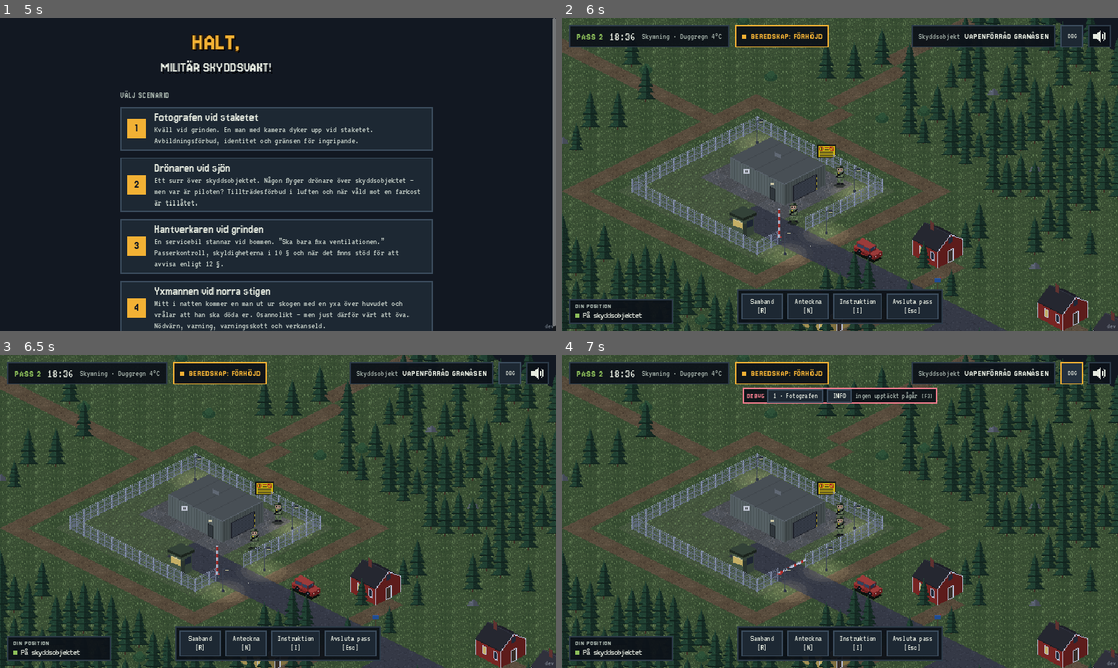
Above: before the commit, frames 1-4 (two rows, left to right).
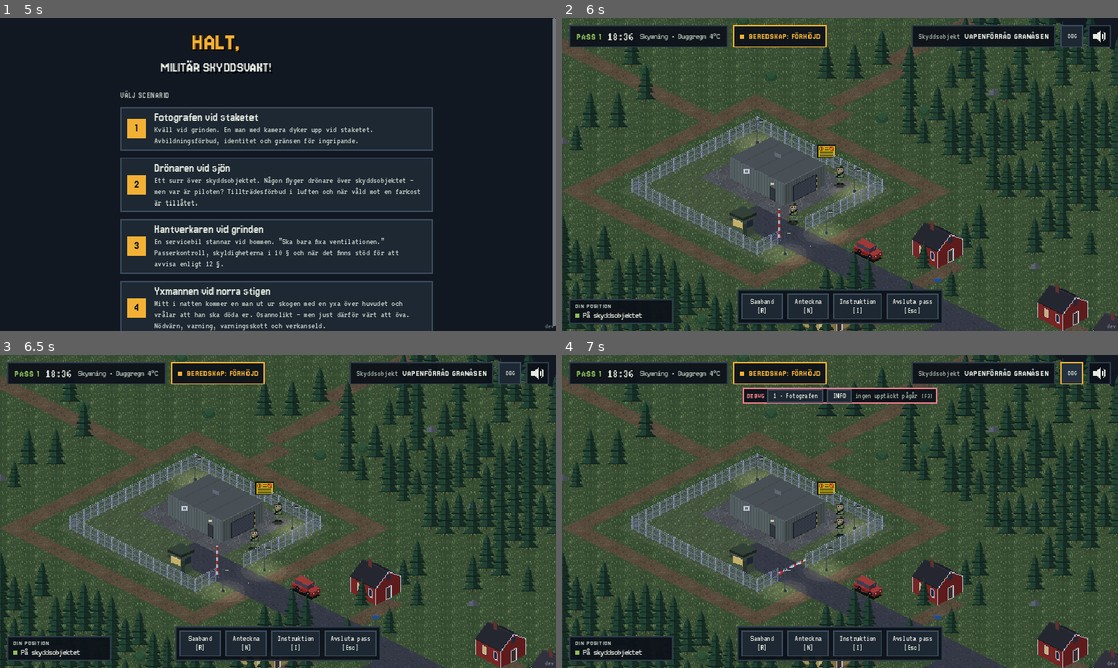
Above: after the commit, the same moments.

Repository: sulaco-hue/skyddsvakt
Game: Godot game, scene res://scenes/main.tscn
The game is run twice, just before and just after one commit, with the same random seed, the same clock (stepped at 60 frames per second) and the same inputs.
Inputs (mouse positions are in pixels of both pictures, inside the frame that each line leads up to):
- Up to frame 1 (5 s): tap Enter at 0.5, 2, 3.5 s; drag from (278, 174) to (333, 105) at 0.52 s; tap Space at 1.25, 2.75, 3.77, 4.25 s; drag from (166, 190) to (250, 237) at 1.27 s; move the mouse to (333, 105) at 2.02 s; tap R at 2.1 s; click (333, 105) at 2.17 s; drag from (250, 237) to (111, 127) at 2.77 s; move the mouse to (444, 221) at 3.52 s; tap I at 3.6 s; click (444, 221) at 3.67 s; drag from (111, 127) to (194, 96) at 4.27 s
- Up to frame 2 (6 s): move the mouse to (867, 174) at 5.02 s; tap 1 at 5.1 s; click (867, 174) at 5.17 s; click "STARTA PASS" at 5.75 s
- Up to frame 3 (6.5 s): no input
- Up to frame 4 (7 s): click "DBG" at 6.5 s

Frame 1 is identical in both runs. In frame 2, 0.5% of the frame differs, in the area x 6-48%, y 2-10%; in frame 3, 0.5%; in frame 4, 0.5%.
Error in both runs: Cannot call method 'set_input_as_handled' on a null value. (res://scripts/ui/scenarioval.gd:77)

Commit message:
Passnumret följer scenariots plats i listan (Pass 1 = första scenariot)
Co-Authored-By: Claude Opus 5.5 <noreply@anthropic.com>
Claude-Session: https://claude.ai/code/session_01PWrrRnAUGCDbWAToA7Kxse

Diff:
--- a/data/scenarier/dronaren.json
+++ b/data/scenarier/dronaren.json
@@ -3,7 +3,6 @@
   "namn": "Drönaren vid sjön",
   "ingress": "Ett surr över skyddsobjektet. Någon flyger drönare över skyddsobjektet – men var är piloten? Tillträdesförbud i luften och när våld mot en farkost är tillåtet.",
   "objekt": "Förråd Granåsen",
-  "pass": "Pass 3",
   "passtid": "19:00–23:00",
   "starttid": "19:12",
   "tidsfaktor": 6,
--- a/data/scenarier/fotografen.json
+++ b/data/scenarier/fotografen.json
@@ -2,7 +2,6 @@
   "id": "fotografen",
   "namn": "Fotografen vid staketet",
   "objekt": "Förråd Granåsen",
-  "pass": "Pass 2",
   "passtid": "18:00–22:00",
   "starttid": "18:36",
   "tidsfaktor": 6,
--- a/data/scenarier/hantverkaren.json
+++ b/data/scenarier/hantverkaren.json
@@ -3,7 +3,6 @@
   "namn": "Hantverkaren vid grinden",
   "ingress": "En servicebil stannar vid bommen. ”Ska bara fixa ventilationen.” Passerkontroll, skyldigheterna i 10 § och när det finns stöd för att avvisa enligt 12 §.",
   "objekt": "Förråd Granåsen",
-  "pass": "Pass 1",
   "passtid": "07:00–11:00",
   "starttid": "08:10",
   "tidsfaktor": 6,
--- a/data/scenarier/yxmannen.json
+++ b/data/scenarier/yxmannen.json
@@ -3,7 +3,6 @@
   "namn": "Yxmannen vid norra stigen",
   "ingress": "Mitt i natten kommer en man ut ur skogen med en yxa över huvudet och vrålar att han ska döda er. Osannolikt – men just därför värt att öva. Nödvärn, varning, varningsskott och verkanseld.",
   "objekt": "Förråd Granåsen",
-  "pass": "Pass 4",
   "passtid": "01:00–05:00",
   "starttid": "02:14",
   "tidsfaktor": 6,
--- a/scripts/core/spel.gd
+++ b/scripts/core/spel.gd
@@ -85,6 +85,12 @@
 	var k: Variant = scenario.get("karta", {})
 	karta = Datafil.las_json(str(k)) if k is String else (k if k is Dictionary else {})
 	_valj_objekttyp(tvinga_objekttyp)
+	# Passnumret följer scenariots plats i listan (index.json), så att
+	# "Pass 1" alltid är det första scenariot i scenariovalet.
+	var lista := Datafil.las_json(SCENARIO_INDEX).get("scenarier", []) as Array
+	var nr := lista.find(scenario_sokvag.get_file())
+	if nr >= 0 and not scenario.is_empty():
+		scenario["pass"] = "Pass %d" % (nr + 1)
 	variant = ""
 	missade = []
 	var bed: Dictionary = scenario.get("bedomning", {})
